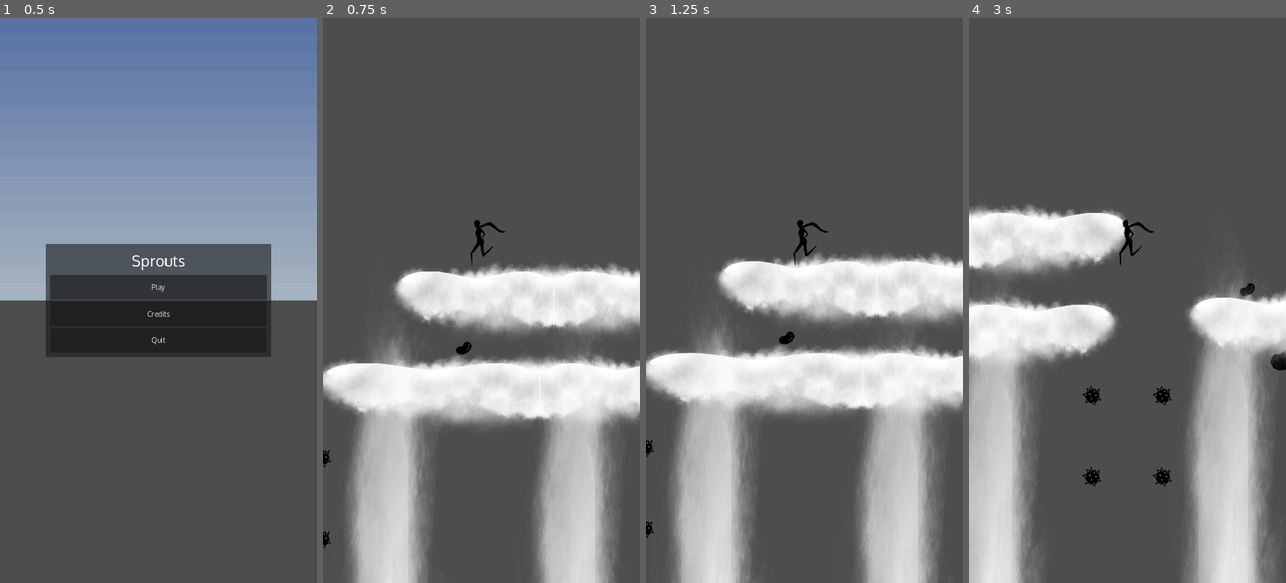
Above: before the commit, frames 1-4 (left to right).
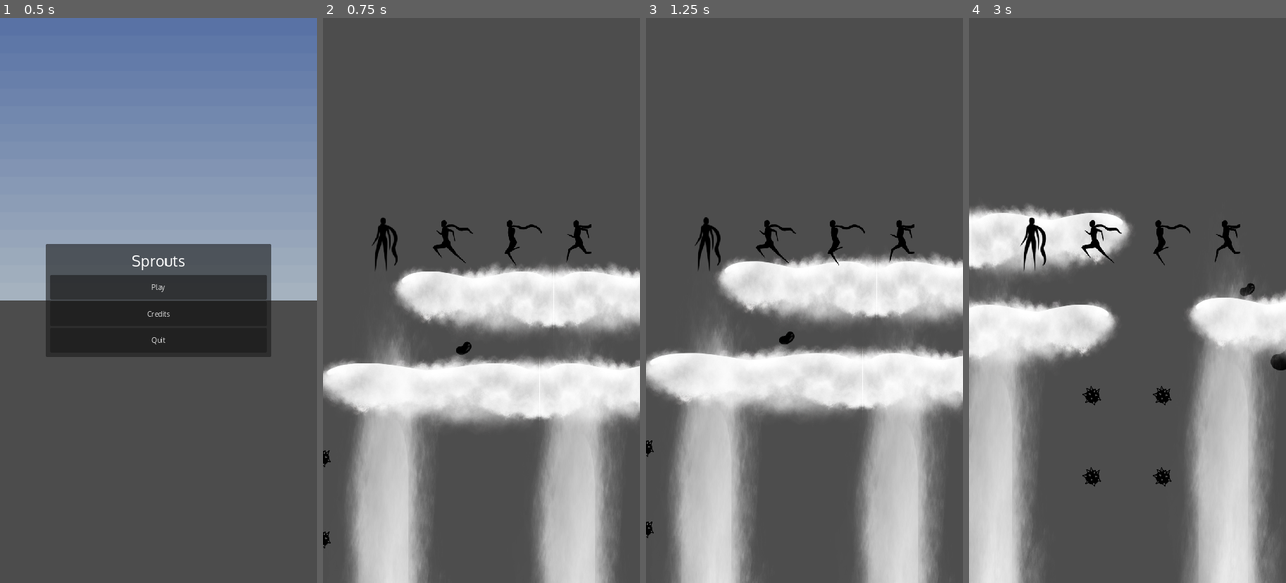
Above: after the commit, the same moments.

Repository: TylerPelaez/Sprouts
Game: Godot game, scene res://Levels/Main_Menu.tscn
Same seed, same stepped clock (60 frames per second), same inputs: the game is played once before the commit and once after it. A sky picture missing from this copy of the repository is replaced by a grey-blue gradient.
Inputs:
- Up to frame 1 (0.5 s): no input
- Up to frame 2 (0.75 s): click "Play" at 0.5 s
- Up to frame 3 (1.25 s): no input
- Up to frame 4 (3 s): tap Enter at 1.25 s; hold E (Hit Switch) 1.28-2.03 s; hold D (Right) 1.28-2.78 s; tap Space (Jump) at 1.52, 2.27 s; tap E (Hit Switch) at 2.1 s; hold A (Left) from 2.78 s (still down); hold E (Hit Switch) from 2.78 s (still down)

Frame 1 is identical in both runs. In frame 2, 1.0% of the frame differs, in the area x 15-85%, y 35-45%; in frame 3, 1.0%; in frame 4, 1.1%, in the area x 16-86%, y 35-45%.

Commit message:
Partial update to underground

Diff:
--- a/Levels/UndergroundLevel1.tscn
+++ b/Levels/UndergroundLevel1.tscn
@@ -12,7 +12,8 @@
 [ext_resource type="PackedScene" uid="uid://cptcj4qinijgl" path="res://Prefabs/Checkpoint.tscn" id="10_xdqn6"]
 [ext_resource type="PackedScene" uid="uid://cr5myk64gyok3" path="res://Prefabs/InteractableCompanion.tscn" id="11_harna"]
 [ext_resource type="PackedScene" uid="uid://c46a44f3l7cm0" path="res://Prefabs/UIController.tscn" id="12_7ni65"]
-[ext_resource type="PackedScene" path="res://Prefabs/Platform/UnderSmall.tscn" id="13_yp6j4"]
+[ext_resource type="PackedScene" uid="uid://ce6egr7m0euoo" path="res://Prefabs/Platform/UnderSmall.tscn" id="13_yp6j4"]
+[ext_resource type="PackedScene" uid="uid://d0yb4f5es3x0e" path="res://Prefabs/BGFiller.tscn" id="14_4dvfx"]
 
 [sub_resource type="ImageTexture" id="ImageTexture_cp7g7"]
 
@@ -46,6 +47,7 @@
 [node name="KillAreas" type="Node2D" parent="Environment"]
 
 [node name="LevelEnd" parent="." instance=ExtResource("9_aefh4")]
+visible = false
 position = Vector2(-7768, 3360)
 
 [node name="UnderLeft" parent="." instance=ExtResource("3_l2guj")]
@@ -489,8 +491,8 @@
 scale = Vector2(0.5, 0.5)
 
 [node name="UnderRight34" parent="." instance=ExtResource("4_pghvs")]
-position = Vector2(-7368, 3424)
-rotation = 3.14159
+position = Vector2(-7342, 3428)
+rotation = 3.12566
 scale = Vector2(0.5, 0.5)
 
 [node name="UnderLeft29" parent="." instance=ExtResource("3_l2guj")]
@@ -499,8 +501,8 @@
 scale = Vector2(0.5, 0.5)
 
 [node name="UnderLeft30" parent="." instance=ExtResource("3_l2guj")]
-position = Vector2(-7680, 3416)
-rotation = 3.14159
+position = Vector2(-7704, 3417)
+rotation = 3.21095
 scale = Vector2(0.5, 0.5)
 
 [node name="UnderRight21" parent="." instance=ExtResource("4_pghvs")]
@@ -617,6 +619,14 @@
 rotation = 1.5708
 scale = Vector2(5, 1)
 
+[node name="BGFiller" parent="." instance=ExtResource("14_4dvfx")]
+position = Vector2(-8911.5, 3272.5)
+scale = Vector2(33.4219, 94.0156)
+
+[node name="BGFiller2" parent="." instance=ExtResource("14_4dvfx")]
+position = Vector2(-6124.38, 99)
+scale = Vector2(119.699, 16.8359)
+
 [editable path="MovingPlatform"]
 [editable path="MovingPlatform2"]
 [editable path="MovingPlatform3"]
--- a/Prefabs/Companion.tscn
+++ b/Prefabs/Companion.tscn
@@ -269,8 +269,8 @@
 "values": [false]
 }
 
-[sub_resource type="Animation" id="Animation_e5xou"]
-resource_name = "SquishRight"
+[sub_resource type="Animation" id="Animation_g6tby"]
+resource_name = "SquishLeft"
 length = 1.04
 step = 0.08
 tracks/0/type = "value"
@@ -283,19 +283,19 @@
 "times": PackedFloat32Array(0),
 "transitions": PackedFloat32Array(1),
 "update": 1,
-"values": [false]
-}
-tracks/1/type = "value"
-tracks/1/imported = false
-tracks/1/enabled = true
-tracks/1/path = NodePath(".:offset")
-tracks/1/interp = 1
-tracks/1/loop_wrap = true
-tracks/1/keys = {
-"times": PackedFloat32Array(0),
-"transitions": PackedFloat32Array(1),
-"update": 0,
-"values": [Vector2(4, -4)]
+"values": [true]
+}
+tracks/1/type = "value"
+tracks/1/imported = false
+tracks/1/enabled = true
+tracks/1/path = NodePath(".:offset")
+tracks/1/interp = 1
+tracks/1/loop_wrap = true
+tracks/1/keys = {
+"times": PackedFloat32Array(0),
+"transitions": PackedFloat32Array(1),
+"update": 0,
+"values": [Vector2(-4, -4)]
 }
 tracks/2/type = "value"
 tracks/2/imported = false
@@ -324,8 +324,8 @@
 }]
 }
 
-[sub_resource type="Animation" id="Animation_g6tby"]
-resource_name = "SquishLeft"
+[sub_resource type="Animation" id="Animation_e5xou"]
+resource_name = "SquishRight"
 length = 1.04
 step = 0.08
 tracks/0/type = "value"
@@ -338,19 +338,19 @@
 "times": PackedFloat32Array(0),
 "transitions": PackedFloat32Array(1),
 "update": 1,
-"values": [true]
-}
-tracks/1/type = "value"
-tracks/1/imported = false
-tracks/1/enabled = true
-tracks/1/path = NodePath(".:offset")
-tracks/1/interp = 1
-tracks/1/loop_wrap = true
-tracks/1/keys = {
-"times": PackedFloat32Array(0),
-"transitions": PackedFloat32Array(1),
-"update": 0,
-"values": [Vector2(-4, -4)]
+"values": [false]
+}
+tracks/1/type = "value"
+tracks/1/imported = false
+tracks/1/enabled = true
+tracks/1/path = NodePath(".:offset")
+tracks/1/interp = 1
+tracks/1/loop_wrap = true
+tracks/1/keys = {
+"times": PackedFloat32Array(0),
+"transitions": PackedFloat32Array(1),
+"update": 0,
+"values": [Vector2(4, -4)]
 }
 tracks/2/type = "value"
 tracks/2/imported = false
--- a/Prefabs/InteractableCompanion.tscn
+++ b/Prefabs/InteractableCompanion.tscn
@@ -46,7 +46,7 @@
 }
 
 [sub_resource type="CircleShape2D" id="CircleShape2D_oxwds"]
-radius = 128.0
+radius = 160.0
 
 [sub_resource type="Curve" id="Curve_5ic2l"]
 _data = [Vector2(0, 1), 0.0, -1.0, 0, 1, Vector2(1, 0), -1.0, 0.0, 1, 0]
--- a/Scripts/Companion.gd
+++ b/Scripts/Companion.gd
@@ -6,7 +6,7 @@
 @export var follow_speed: float = 5.0
 @export var player_double_jump_offset: Vector2 = Vector2(0, 28)
 @export var double_jump_movement_time_seconds: float = 0.05
-@export var summon_movement_time_seconds: float = 0.3
+@export var summon_movement_time_seconds: float = 0.2
 
 @onready var particles: PackedScene = preload("res://Prefabs/DoubleJumpParticles.tscn")
 @onready var animation_tree := $AnimationTree
Binary file changed: Art/Player/RunDownscaled.aseprite
Binary file changed: Art/Player/RunSheet.png
Not shown: 1 places in Levels/UndergroundLevel1.tscn that only renumber resources
